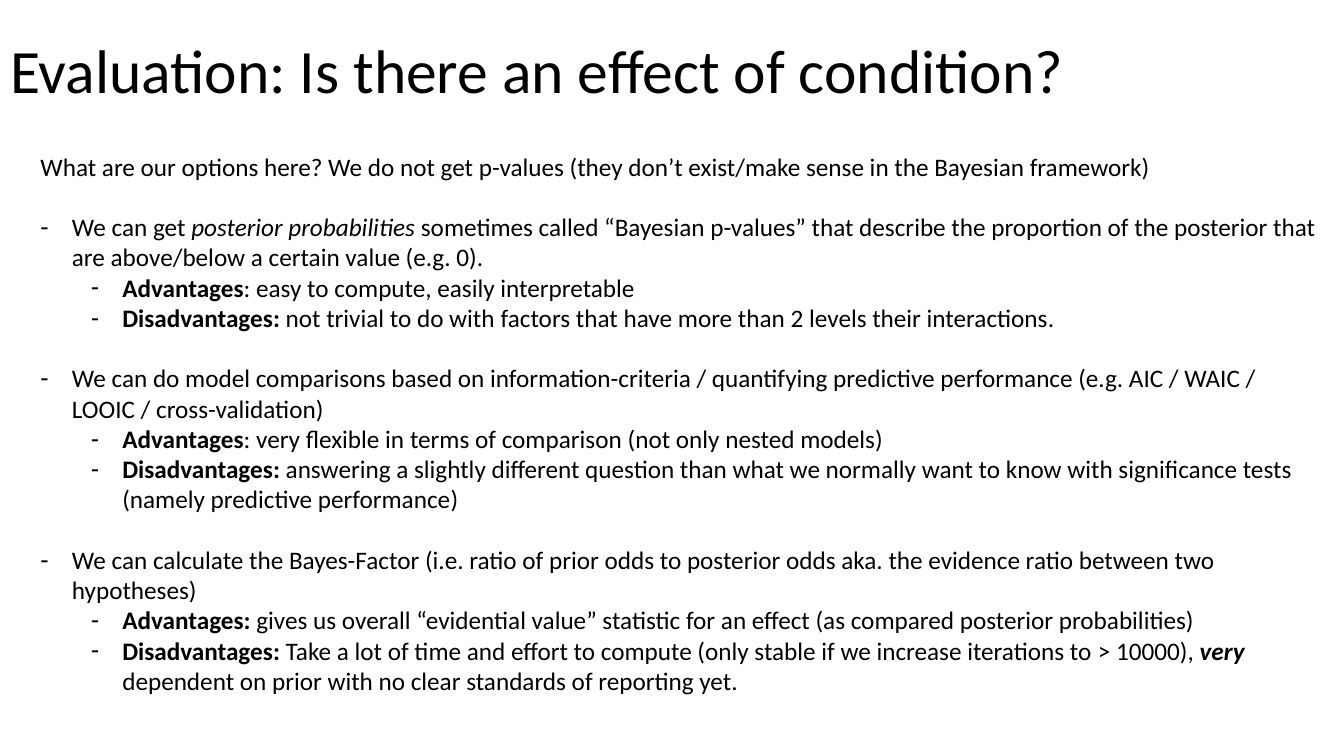
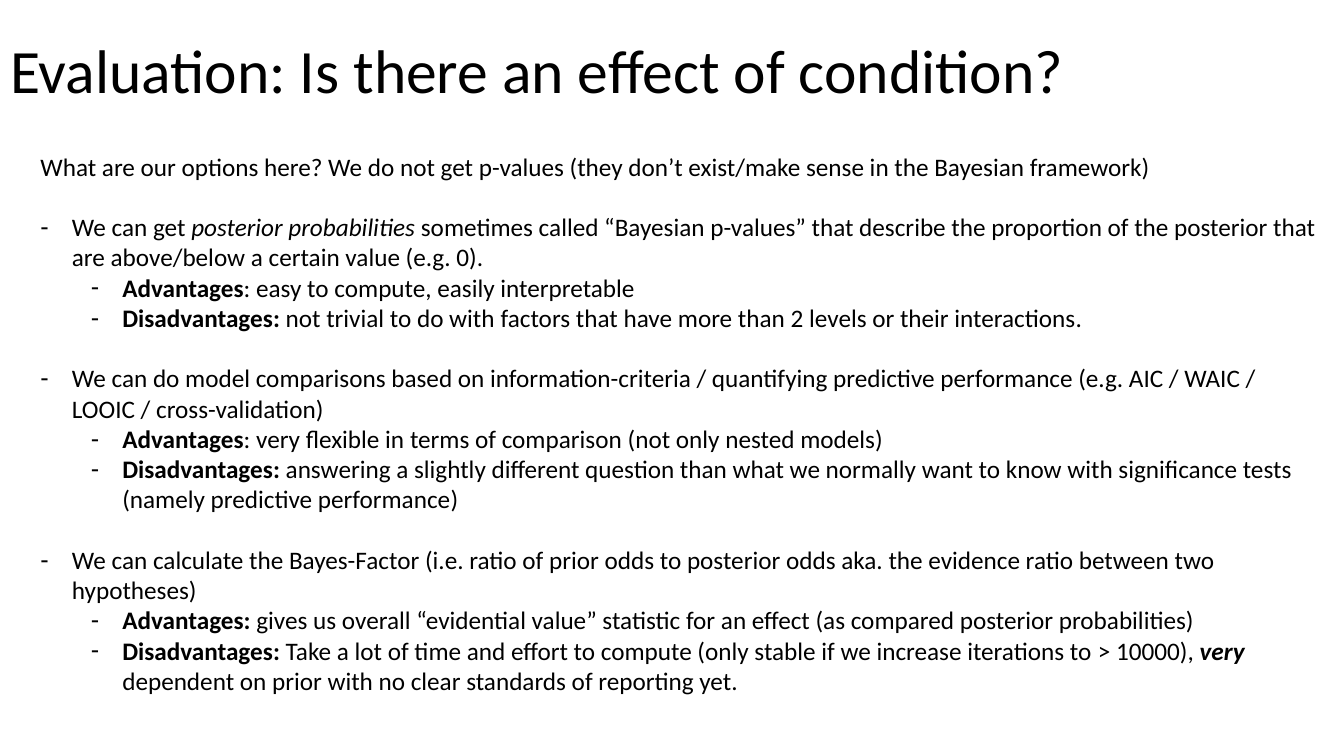
Before and after one commit to julianquandt/brms-intro-SIPS2019, a slide deck: slide 61 of intro_to_brms.pptx (slide 59 before the commit). Drawn at 1344x756 pixels with LibreOffice and Linux fonts; fonts in the diff are those of the drawing. Boxes give left, top, right and bottom in pixels: in the first picture for what was removed or moved away, otherwise in the second. Text is boxed around its words. In the diff, an @@ line names an element or a change of style, - is before the commit and + after.

```diff
--- a/intro_to_brms.pptx
+++ b/intro_to_brms.pptx
@@ text at (122,309,1081,332): text changed @@
-  – Disadvantages: not trivial to do with factors that have more than 2 levels their interactions.
+  – Disadvantages: not trivial to do with factors that have more than 2 levels or their interactions.
```
Also in this commit, not shown: 6 other slides changed, 4 slides added, 1 slide removed, 1 other file.
